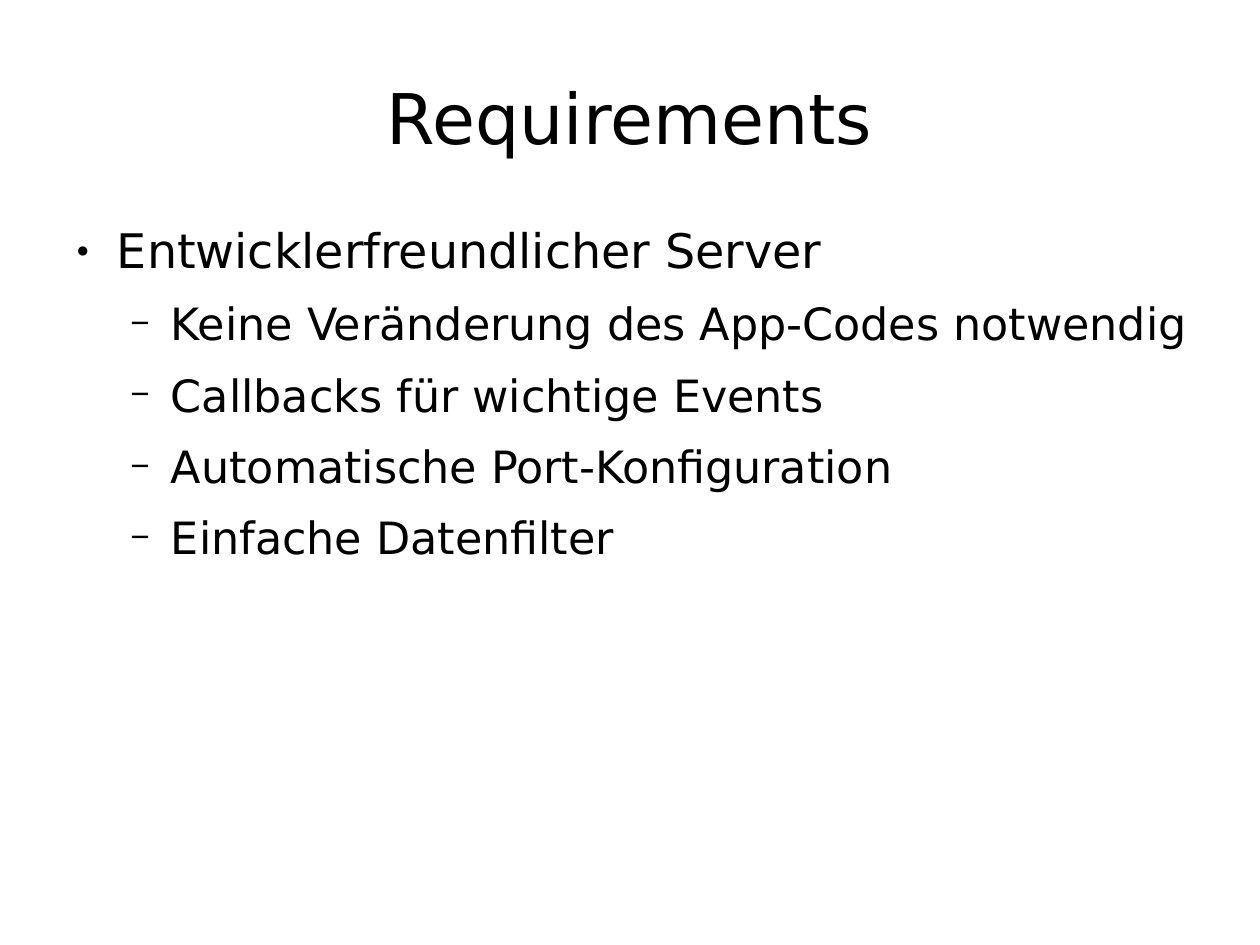
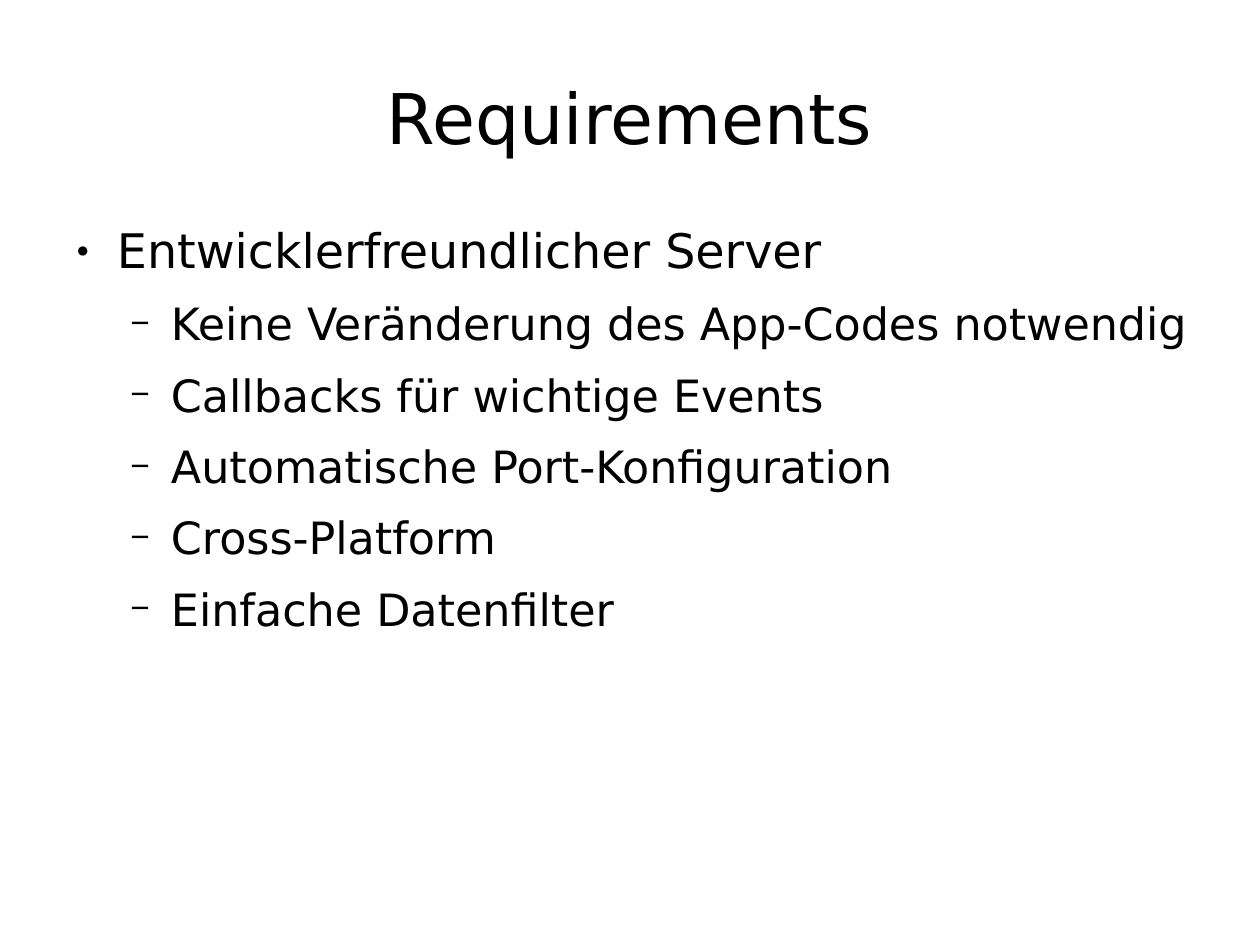
Before and after one commit to enra64/psychic-giggle, a slide deck: slide 6 of zwischenstand anfang dezember.odp. Drawn at 1260x945 pixels with LibreOffice and Linux fonts; fonts in the diff are those of the drawing. Boxes give left, top, right and bottom in pixels: in the first picture for what was removed or moved away, otherwise in the second. Text is boxed around its words. In the diff, an @@ line names an element or a change of style, - is before the commit and + after.

```diff
--- a/zwischenstand anfang dezember.odp
+++ b/zwischenstand anfang dezember.odp
@@ text at <box>171,520,496,555</box>: paragraph added @@
+  − Cross-Platform
```
Also in this commit, not shown: 8 other slides changed, 3 slides removed.
